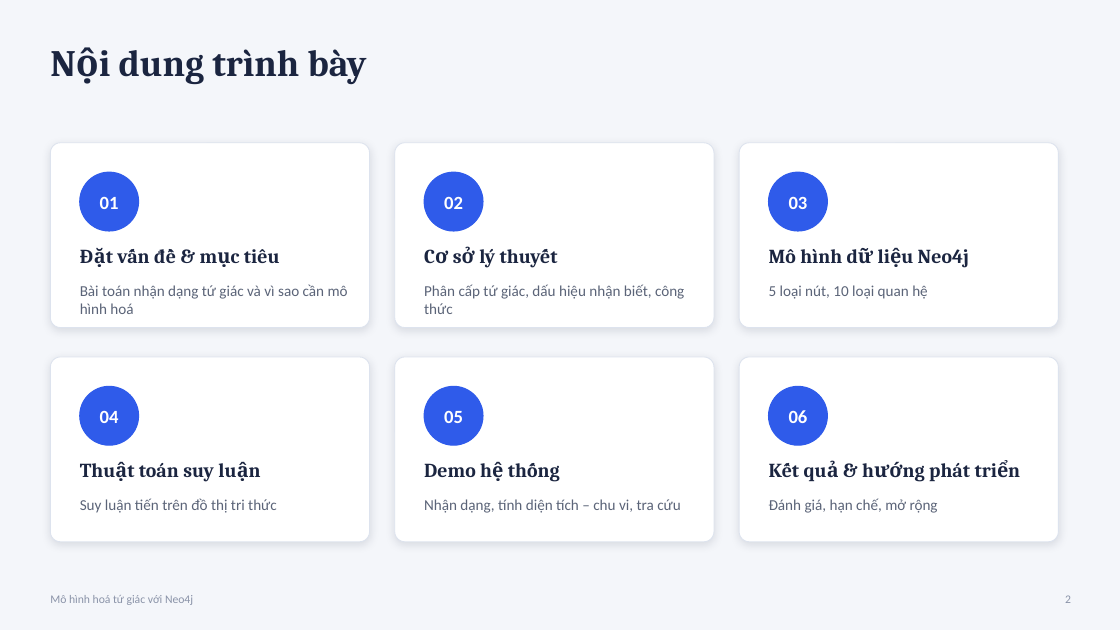
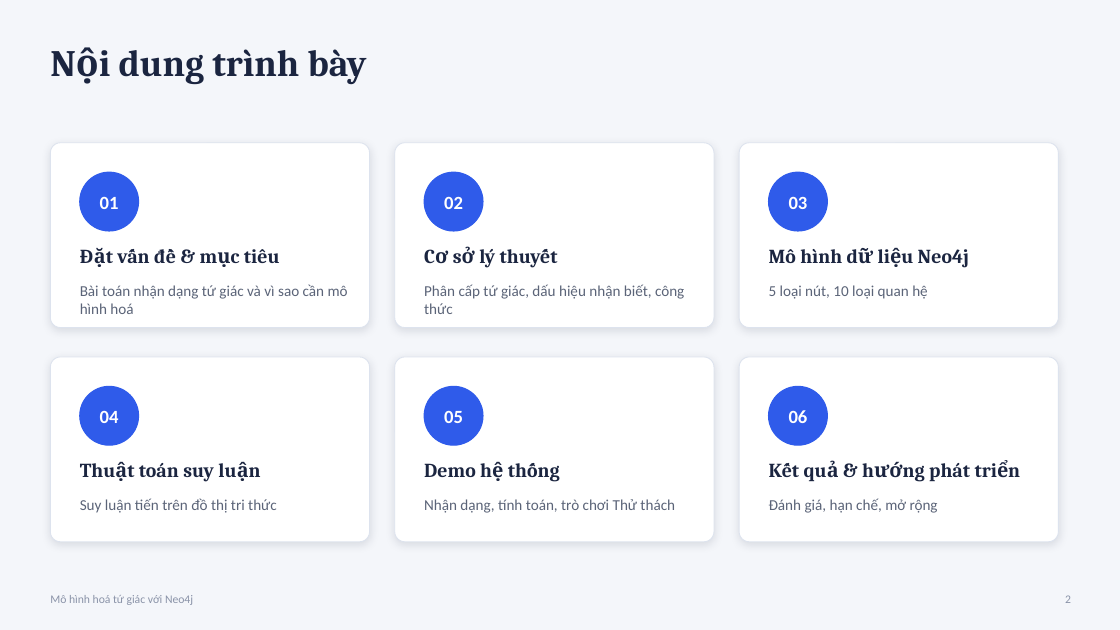
Before and after one commit to LocHegNguyen76/Nhom9_tuGiac_Neo4j, a slide deck: slide 2 of docs/3_Thuyet_trinh.pptx. Drawn at 1120x630 pixels with LibreOffice and Linux fonts; fonts in the diff are those of the drawing. Boxes give left, top, right and bottom in pixels: in the first picture for what was removed or moved away, otherwise in the second. Text is boxed around its words. In the diff, an @@ line names an element or a change of style, - is before the commit and + after.

Commit message:
Thêm trang Thử thách: trò chơi kéo thả đỉnh tứ giác, Neo4j chấm điểm và bảng xếp hạng

```diff
--- a/docs/3_Thuyet_trinh.pptx
+++ b/docs/3_Thuyet_trinh.pptx
@@ text at box(424, 499, 675, 513): text changed @@
-Nhận dạng, tính diện tích – chu vi, tra cứu
+Nhận dạng, tính toán, trò chơi Thử thách
```
Also in this commit, not shown: 4 other slides changed, 1 slide added, 28 other files.
